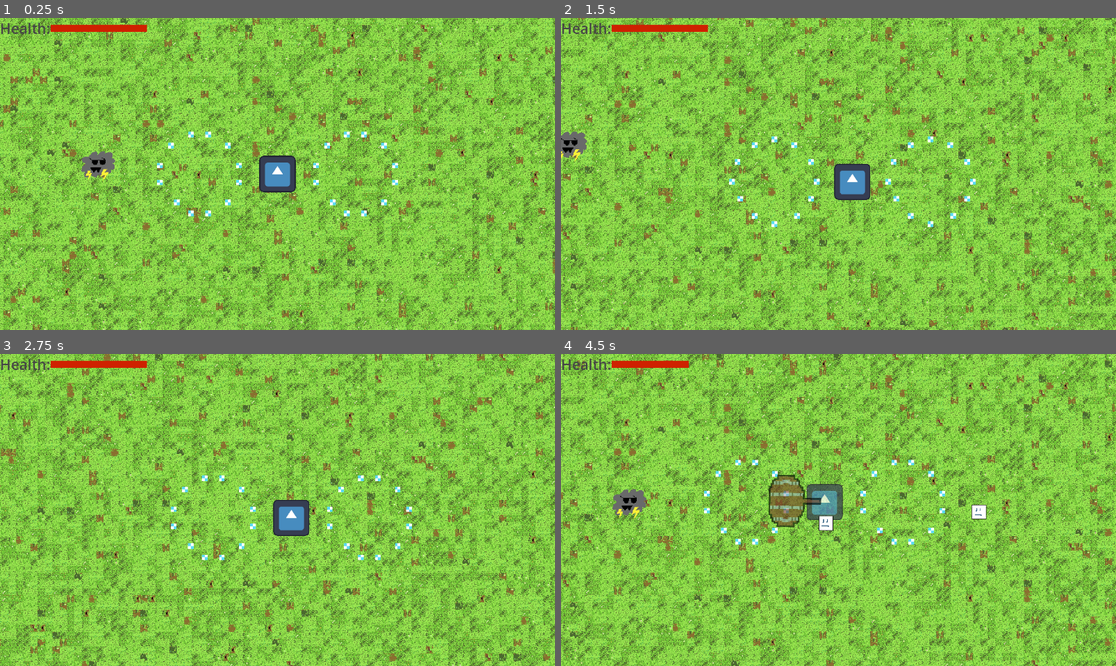
Above: before the commit, frames 1-4 (two rows, left to right).
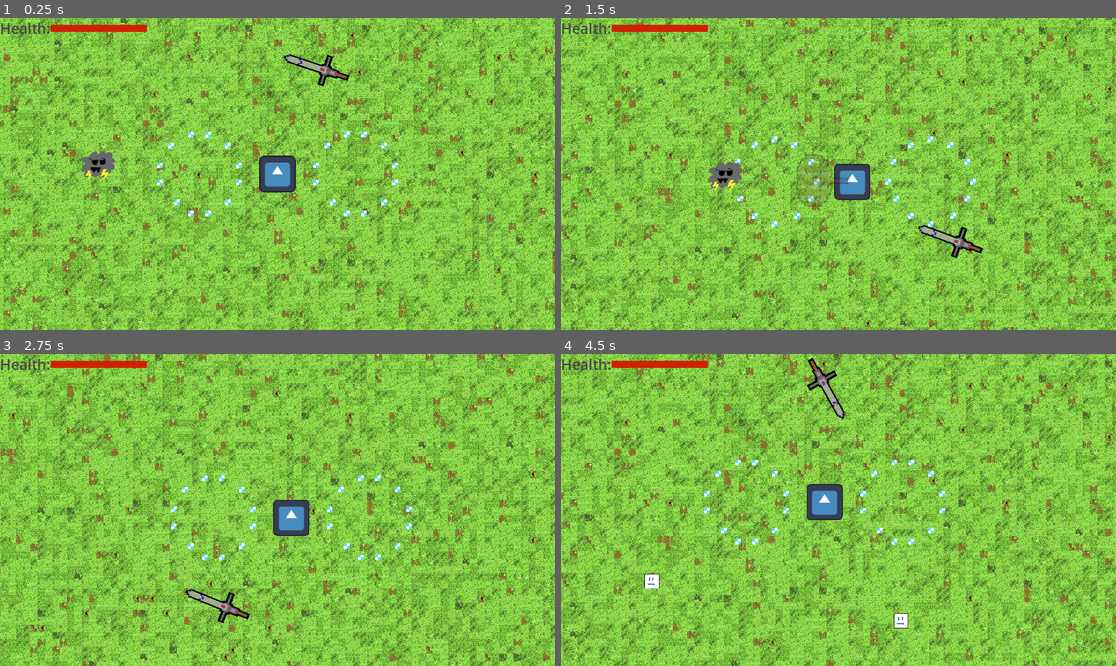
Above: after the commit, the same moments.

Repository: btalbert11/SurvivorGame
Game: Godot game, scene res://scenes/game.tscn
Same seed, same stepped clock (60 frames per second), same inputs: the game is played once before the commit and once after it. The engine's default icon, where the game draws it, is replaced by a stand-in: a white triangle on a blue panel in a dark square.
Inputs:
- Up to frame 1 (0.25 s): no input
- Up to frame 2 (1.5 s): hold D (move_right) 0.53-1.28 s; hold S (move_down) from 1.28 s (still down)
- Up to frame 3 (2.75 s): release S (move_down) at 2.03 s; hold D (move_right) from 2.03 s (still down)
- Up to frame 4 (4.5 s): release D (move_right) at 2.78 s; hold W (move_up) 2.78-3.53 s; hold A (move_left) from 3.53 s (still down)

The runs differ from the first frame. In frame 1, 0.4% of the frame differs, in the area x 51-63%, y 11-23%; in frame 2, 1.9%; in frame 3, 0.4%; in frame 4, 3.0%, in the area x 9-77%, y 1-88%.

Commit message:
Added a sword weapon

Diff:
--- a/Nodes/HealthComponent.gd
+++ b/Nodes/HealthComponent.gd
@@ -2,6 +2,7 @@
 extends Node
 
 @export var MAX_HEALTH: float = 10
+@export var invulnerability_time: float = 1
 var health: float
 
 signal no_health(current_health)
--- /dev/null
+++ b/scenes/Rotator.gd
@@ -0,0 +1,15 @@
+extends Node2D
+
+
+# Called when the node enters the scene tree for the first time.
+func _ready():
+
+	pass # Replace with function body.
+
+
+# Called every frame. 'delta' is the elapsed time since the previous frame.
+func _process(delta):
+	pass
+
+func _physics_process(delta):
+	pass
--- a/scenes/game.tscn
+++ b/scenes/game.tscn
@@ -10,6 +10,7 @@
 [node name="Game" type="Node2D"]
 script = ExtResource("1_8wpga")
 Blox_Enemy = ExtResource("4_ni077")
+Dash_Enemy = ExtResource("6_nxw05")
 
 [node name="MapController" parent="." instance=ExtResource("1_345sd")]
 
--- a/scenes/hammer_weapon.tscn
+++ b/scenes/hammer_weapon.tscn
@@ -33,6 +33,7 @@
 [node name="HammerWeapon" type="Node2D"]
 script = ExtResource("1_rwe2u")
 hammer_attack_scene = ExtResource("2_bsk64")
+damage = 3.0
 
 [node name="HitboxComponentRight" type="Area2D" parent="."]
 collision_layer = 4
@@ -42,8 +43,6 @@
 [node name="CollisionShape2D" type="CollisionShape2D" parent="HitboxComponentRight"]
 position = Vector2(275, 0)
 shape = SubResource("CircleShape2D_w6fft")
-
-[node name="Timer" type="Timer" parent="."]
 
 [node name="HitboxComponentLeft" type="Area2D" parent="."]
 collision_layer = 4
--- a/scenes/player.tscn
+++ b/scenes/player.tscn
@@ -6,6 +6,7 @@
 [ext_resource type="Script" path="res://Nodes/HurtboxComponent.gd" id="4_48p5b"]
 [ext_resource type="PackedScene" uid="uid://bsts51etd05vn" path="res://scenes/magic_missle.tscn" id="5_5mhw4"]
 [ext_resource type="PackedScene" uid="uid://p4pcluefy1gb" path="res://scenes/hammer_weapon.tscn" id="6_rqg2a"]
+[ext_resource type="PackedScene" uid="uid://cqmimkey0bvwm" path="res://scenes/sword_weapon.tscn" id="7_u7r3x"]
 
 [sub_resource type="SpriteFrames" id="SpriteFrames_iriab"]
 animations = [{
@@ -40,6 +41,7 @@
 
 [node name="HealthComponent" type="Node2D" parent="."]
 script = ExtResource("3_hc870")
+MAX_HEALTH = 10000.0
 
 [node name="HurtboxComponent" type="Area2D" parent="."]
 position = Vector2(1.6129, 0)
@@ -57,5 +59,7 @@
 
 [node name="HammerWeapon" parent="." instance=ExtResource("6_rqg2a")]
 
+[node name="SwordWeapon" parent="." instance=ExtResource("7_u7r3x")]
+
 [connection signal="no_health" from="HealthComponent" to="." method="_on_health_component_no_health"]
 [connection signal="attacked" from="HurtboxComponent" to="." method="_on_hurtbox_component_attacked"]
--- /dev/null
+++ b/scenes/sword_weapon.gd
@@ -0,0 +1,54 @@
+extends Node2D
+@export var rotation_distance: float = 400
+@export var rotation_speed: float = 1.4
+@export var rotation_angle: float = -PI/2
+@export var self_rotation_speed: float = 5
+@export var damage: float = 3
+@export var knockback: float = 1.0
+@export var enemy_invulnerability_time: float = 0.3
+var attack: Attack
+var recent_enemies = {}
+
+# Called when the node enters the scene tree for the first time.
+func _ready():
+	attack = Attack.new()
+	attack.damage = damage
+	attack.knockback = knockback
+	# TODO implement knockback
+
+# Called every frame. 'delta' is the elapsed time since the previous frame.
+func _process(delta):
+	pass
+
+func _physics_process(delta):
+	# Rotate around character
+	rotation_angle += rotation_speed * delta
+	$Rotator.position = Vector2(cos(rotation_angle), sin(rotation_angle)) * rotation_distance
+
+	# Rotate around self
+	$Rotator.rotation -= self_rotation_speed * delta
+
+func create_timer(enemy_id):
+	var timer = Timer.new()
+	timer.wait_time = enemy_invulnerability_time
+	timer.autostart = false
+	timer.one_shot = true
+	var callable = Callable(self, "_on_enemy_invulnerability_timeout").bind(enemy_id)
+	timer.connect("timeout", callable)
+	add_child(timer)
+	timer.start()
+
+func _on_hitbox_component_area_entered(area):
+	if area is HurtboxComponent:
+		if recent_enemies.has(area.get_instance_id()):
+			return
+		recent_enemies[area.get_instance_id()] = area
+		create_timer(area.get_instance_id())
+		area.take_attack(attack)
+
+func _on_enemy_invulnerability_timeout(enemy_id):
+	if recent_enemies.has(enemy_id):
+		recent_enemies.erase(enemy_id)
+	else:
+		print("INCORRECT ENEMY ID")
+		get_tree().quit(-1)
--- /dev/null
+++ b/scenes/sword_weapon.tscn
@@ -0,0 +1,32 @@
+[gd_scene load_steps=5 format=3 uid="uid://cqmimkey0bvwm"]
+
+[ext_resource type="Script" path="res://scenes/sword_weapon.gd" id="1_xfn3u"]
+[ext_resource type="Script" path="res://Nodes/HitboxComponent.gd" id="2_c0jtq"]
+[ext_resource type="Texture2D" uid="uid://t6gaw42rti0p" path="res://art/Sword.png" id="4_kpoac"]
+
+[sub_resource type="RectangleShape2D" id="RectangleShape2D_drvfc"]
+size = Vector2(35, 242)
+
+[node name="SwordWeapon" type="Node2D"]
+script = ExtResource("1_xfn3u")
+metadata/_edit_lock_ = true
+
+[node name="Rotator" type="Node2D" parent="."]
+position = Vector2(0, -373)
+metadata/_edit_group_ = true
+
+[node name="Sprite2D2" type="Sprite2D" parent="Rotator"]
+position = Vector2(-0.5, -0.370026)
+scale = Vector2(5, 7.47688)
+texture = ExtResource("4_kpoac")
+
+[node name="HitboxComponent" type="Area2D" parent="Rotator"]
+collision_layer = 4
+collision_mask = 8
+script = ExtResource("2_c0jtq")
+
+[node name="CollisionShape2D" type="CollisionShape2D" parent="Rotator/HitboxComponent"]
+position = Vector2(-0.5, -3)
+shape = SubResource("RectangleShape2D_drvfc")
+
+[connection signal="area_entered" from="Rotator/HitboxComponent" to="." method="_on_hitbox_component_area_entered"]
--- a/scripts/dash_enemy.gd
+++ b/scripts/dash_enemy.gd
@@ -1,10 +1,10 @@
 extends CharacterBody2D
 
-@export var start_speed: float = 1000
-@export var acceleration: float = 50
+@export var start_speed: float = 500
+@export var acceleration: float = 5.5
 @export var damage: float = 3
 @export var knock_back: float = 20
-@export var movement_cooldown: float = 1
+@export var movement_cooldown: float = 0.2
 var moving: bool = false
 var attack: Attack
 var move_timer: Timer
@@ -21,26 +21,28 @@
 	move_timer.autostart = false
 	move_timer.timeout.connect(_on_move_timer_timeout)
 	add_child(move_timer)
-	move_timer.start()
+	move_timer.start(movement_cooldown + 0.2)
 
 func _process(delta):
 	pass
 
 func _physics_process(delta):
 	if moving:
-		velocity -= Vector2(acceleration, acceleration)
-		if velocity.x <= 0 || velocity.y <= 0:
+		velocity -= velocity.normalized() * acceleration
+		if velocity.length() <= 50:
 			velocity = Vector2.ZERO
 			moving = false
-			move_timer.start()
-		move_and_collide(velocity * delta)
+			move_timer.start(movement_cooldown)
+			return
+		move_and_slide()
+#		move_and_collide(velocity * delta)
 
 
 func start_moving():
 	var vel_direction = $Target.direction_to_target()
 	var rng = RandomNumberGenerator.new()
 	velocity = Vector2(start_speed, start_speed) * vel_direction
-	print(velocity)
+	velocity = velocity.rotated(rng.randf_range(-PI/4, PI/4))
 	moving = true
 
 func _on_move_timer_timeout():
--- a/scripts/game.gd
+++ b/scripts/game.gd
@@ -1,5 +1,6 @@
 extends Node2D
 @export var Blox_Enemy: PackedScene
+@export var Dash_Enemy: PackedScene
 
 # Called when the node enters the scene tree for the first time.
 func _ready():
@@ -14,7 +15,30 @@
 	if (rand_spawn < 4 && is_instance_valid($Player)):
 		spawn_blox_enemy()
 
+	rand_spawn = rng.randf_range(0, 500)
+	if (rand_spawn < 1 && is_instance_valid($Player)):
+		spawn_dash_enemy()
+
 func spawn_blox_enemy():
+	var pos = get_random_screen_point()
+	if pos == Vector2.ZERO:
+		return
+	var blox_enemy = Blox_Enemy.instantiate()
+	blox_enemy.set_target($Player)
+	add_child(blox_enemy)
+	blox_enemy.position = pos
+
+func spawn_dash_enemy():
+	var pos = get_random_screen_point()
+	if pos == Vector2.ZERO:
+		return
+	var dash_enemy = Dash_Enemy.instantiate()
+	dash_enemy.set_target($Player)
+	add_child(dash_enemy)
+	dash_enemy.position = pos
+
+
+func get_random_screen_point() -> Vector2:
 	var screen_size = get_viewport().get_visible_rect().size
 	var rng = RandomNumberGenerator.new()
 	var rand_x = rng.randf_range(0, screen_size.x)
@@ -23,14 +47,8 @@
 	rand_y = $MainCamera.position.y - (screen_size.y/2) + rand_y
 	var pos = Vector2(rand_x, rand_y)
 	if (pos.distance_to($Player.position) < 100):
-		print("Player: " + str($Player.position))
-		print("New Enemy: " + str(pos))
-		return
-	var blox_enemy = Blox_Enemy.instantiate()
-	blox_enemy.set_target($Player)
-	add_child(blox_enemy)
-	blox_enemy.position = pos
-
+		return Vector2.ZERO
+	return pos
 
 func _on_player_player_attacked(current_health, max_health):
 	$CanvasLayer/Label/ColorRect.size.x = 200 * (current_health / max_health)
Binary file added: art/Sword.png
Not shown, added: art/Sword.png.import
Not shown: 1 places in scenes/player.tscn that only renumber resources
